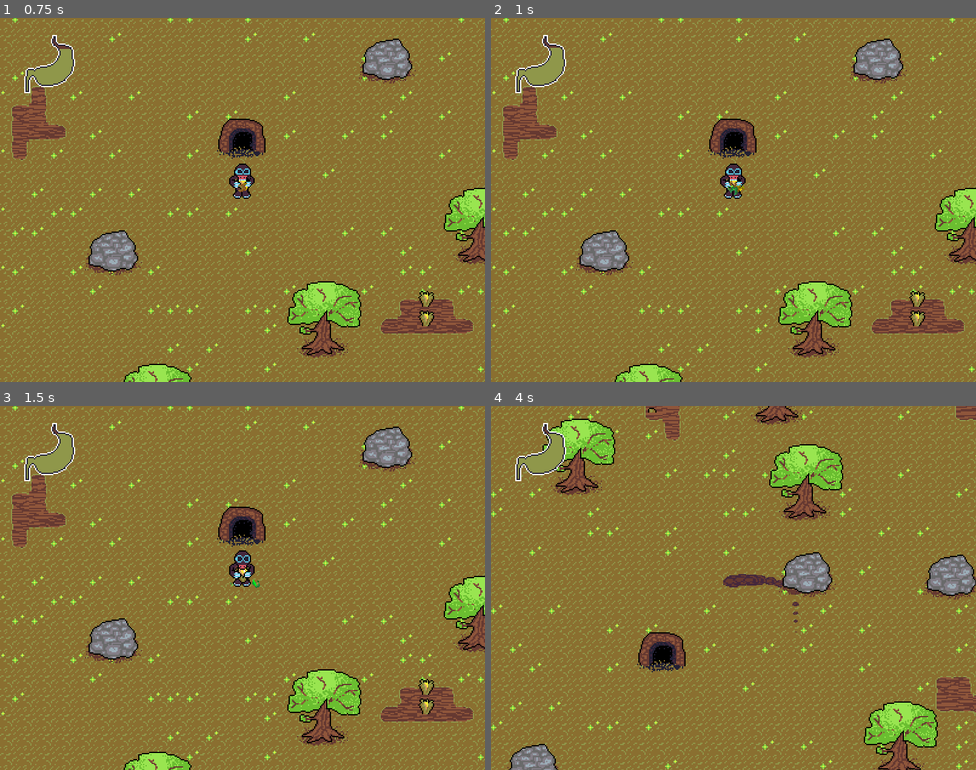
Above: before the commit, frames 1-4 (two rows, left to right).
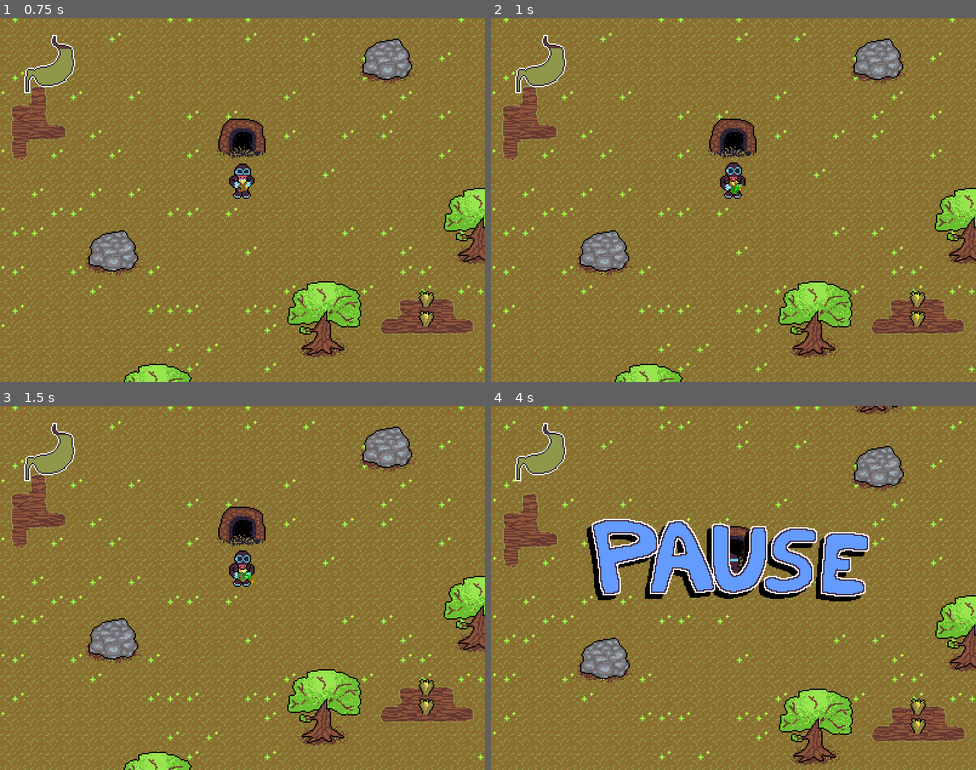
Above: after the commit, the same moments.

Repository: TheTophatDemon/KROT
Game: Godot game, scene res://scenes/title.tscn
The game is run twice, just before and just after one commit, with the same random seed, the same clock (stepped at 60 frames per second) and the same inputs.
Inputs (mouse positions are in pixels of both pictures, inside the frame that each line leads up to):
- Up to frame 1 (0.75 s): tap Enter (ui_accept) at 0.5 s; move the mouse to (349, 181) at 0.52 s; hold D (walk_east) from 0.53 s (still down); hold X (eat) from 0.53 s (still down); click (349, 181) at 0.67 s
- Up to frame 2 (1 s): keep holding D (walk_east); keep holding X (eat); tap Enter (ui_accept) at 0.77, 0.8 s
- Up to frame 3 (1.5 s): tap Enter (ui_accept) at 1.07, 1.35 s; move the mouse to (145, 606) at 1.27 s; release D (walk_east) at 1.28 s; release X (eat) at 1.28 s; hold Down (walk_south) from 1.28 s (still down)
- Up to frame 4 (4 s): tap Enter (ui_accept) at 1.52, 1.82, 3.02, 3.32, 3.77, 3.8 s; tap X (eat) at 1.55, 2.85 s; move the mouse to (782, 507) at 2.02 s; release Down (walk_south) at 2.03 s; hold D (walk_east) 2.03-2.78 s; hold Enter (ui_accept) 2.03-2.78 s; tap Z (dive) at 2.1 s; move the mouse to (709, 660) at 2.77 s; hold W (walk_north) 2.78-3.53 s; click (709, 660) at 2.92 s; move the mouse to (879, 642) at 3.52 s; hold A (walk_west) from 3.53 s (still down); hold X (eat) from 3.53 s (still down)

Frame 1 is identical in both runs. In frame 2, 0.2% of the frame differs, in the area x 12-53%, y 8-49%; in frame 3, less than 0.1%; in frame 4, 46%, in the area x 0-100%, y 0-100%.

Commit message:
Made hiscore more accurate. Added pause feature.

Diff:
--- a/scenes/game.gd
+++ b/scenes/game.gd
@@ -40,11 +40,11 @@
 				ysort.add_child(crop)
 				crop.position = w_pos
 
-func end_game():
-	# Update stats
+func update_stats():
 	high_score = max(high_score, get_node("%Krot").score)
 	best_time = max(best_time, floor(get_node("%Krot").life_time))
 
+func end_game():
 	# Save the high score
 	var config = ConfigFile.new()
 	config.set_value("player_stats", "high_score", high_score)
@@ -88,6 +88,7 @@
 
 	var player = get_node("%Krot")
 	player.connect("deposited_crop", self, "_on_player_deposit_crop")
+	player.connect("die", self, "update_stats")
 
 func _on_player_deposit_crop():
 	# Turn on the farmer spawning once the player deposits the first crop
--- a/scenes/game_gui.gd
+++ b/scenes/game_gui.gd
@@ -10,17 +10,22 @@
 onready var hunger_meter_anim = hunger_meter.get_node("AnimationPlayer")
 
 onready var death_msg = $DeathMessage
+onready var pause_msg = $PauseMessage
 onready var world = get_node("/root/World")
 
 var player = null
 
 func _ready():
 	death_msg.modulate.a = 0.0
+	pause_msg.visible = false
 	var _err = death_msg.get_node("AnimationPlayer").connect("animation_finished", self, "_on_death_animation_finished")
 	player = get_node("%Krot")
 	_err = player.connect("die", self, "_on_player_death")
+	rect_size = get_viewport_rect().size / 2.0
+	rect_position = get_viewport_rect().position - rect_size / 2.0
 
 func _on_death_animation_finished(_anim:String):
+	get_tree().paused = false
 	world.end_game()
 
 func _process(delta):
@@ -35,5 +40,11 @@
 	death_msg.get_node("AnimationPlayer").play("fade_in")
 	death_msg.get_node("Stats").bbcode_text = \
 		STATS_TEMPLATE % [player.score, world.high_score, floor(player.life_time), world.best_time]
-	rect_size = get_viewport_rect().size / 2.0
-	rect_position = get_viewport_rect().position - rect_size / 2.0
+	get_tree().paused = false
+	pause_msg.visible = false
+
+func _input(event):
+	if event.is_action_pressed("ui_accept") and !death_msg.get_node("AnimationPlayer").is_playing():
+		# Pause the game.
+		get_tree().paused = !get_tree().paused
+		pause_msg.visible = get_tree().paused
--- a/scenes/game_gui.tscn
+++ b/scenes/game_gui.tscn
@@ -1,10 +1,11 @@
-[gd_scene load_steps=11 format=2]
+[gd_scene load_steps=12 format=2]
 
 [ext_resource path="res://gfx/ui/stomach_back.png" type="Texture" id=1]
 [ext_resource path="res://gfx/ui/stomach_fill.png" type="Texture" id=2]
 [ext_resource path="res://scenes/game_gui.gd" type="Script" id=3]
 [ext_resource path="res://gfx/ui/death_msg.png" type="Texture" id=4]
 [ext_resource path="res://gfx/ui/stats_font.tres" type="DynamicFont" id=5]
+[ext_resource path="res://gfx/ui/pause_msg.png" type="Texture" id=6]
 
 [sub_resource type="Animation" id=1]
 length = 0.001
@@ -85,6 +86,7 @@
 }
 
 [node name="GUI" type="Control"]
+pause_mode = 2
 anchor_right = 1.0
 anchor_bottom = 1.0
 margin_right = -400.0
@@ -138,3 +140,14 @@
 Time: 0 seconds
 (Best: 0)"
 scroll_active = false
+
+[node name="PauseMessage" type="TextureRect" parent="."]
+anchor_left = 0.5
+anchor_top = 0.5
+anchor_right = 0.5
+anchor_bottom = 0.5
+margin_left = -124.0
+margin_top = -65.0
+margin_right = 114.0
+margin_bottom = 28.0
+texture = ExtResource( 6 )
Not shown, changed: TODO.txt
Binary file added: gfx/ui/pause_msg.png
Not shown, added: gfx/ui/pause_msg.png.import
Binary file added: gfx/ui/pause_msg_ru.png
Not shown, added: gfx/ui/pause_msg_ru.png.import
